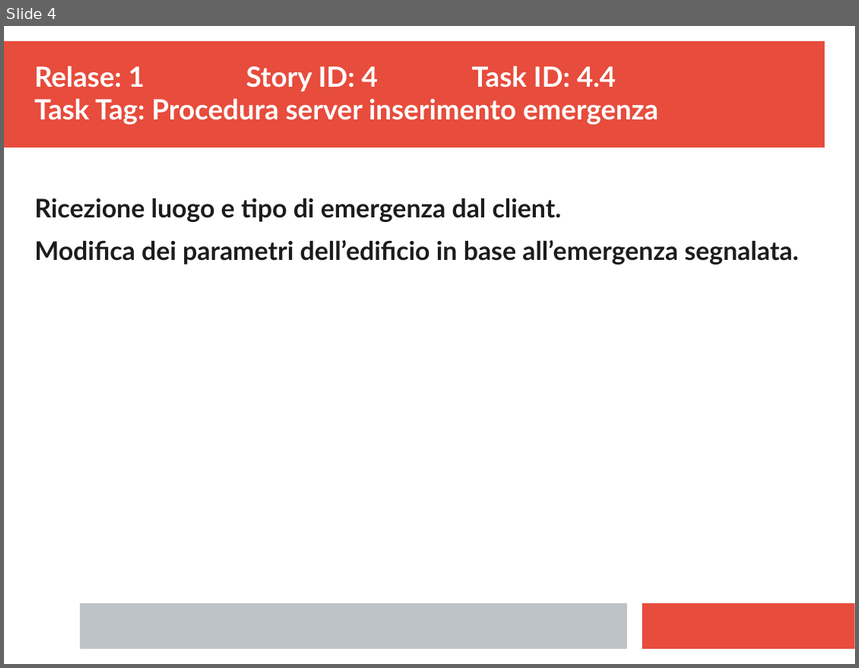
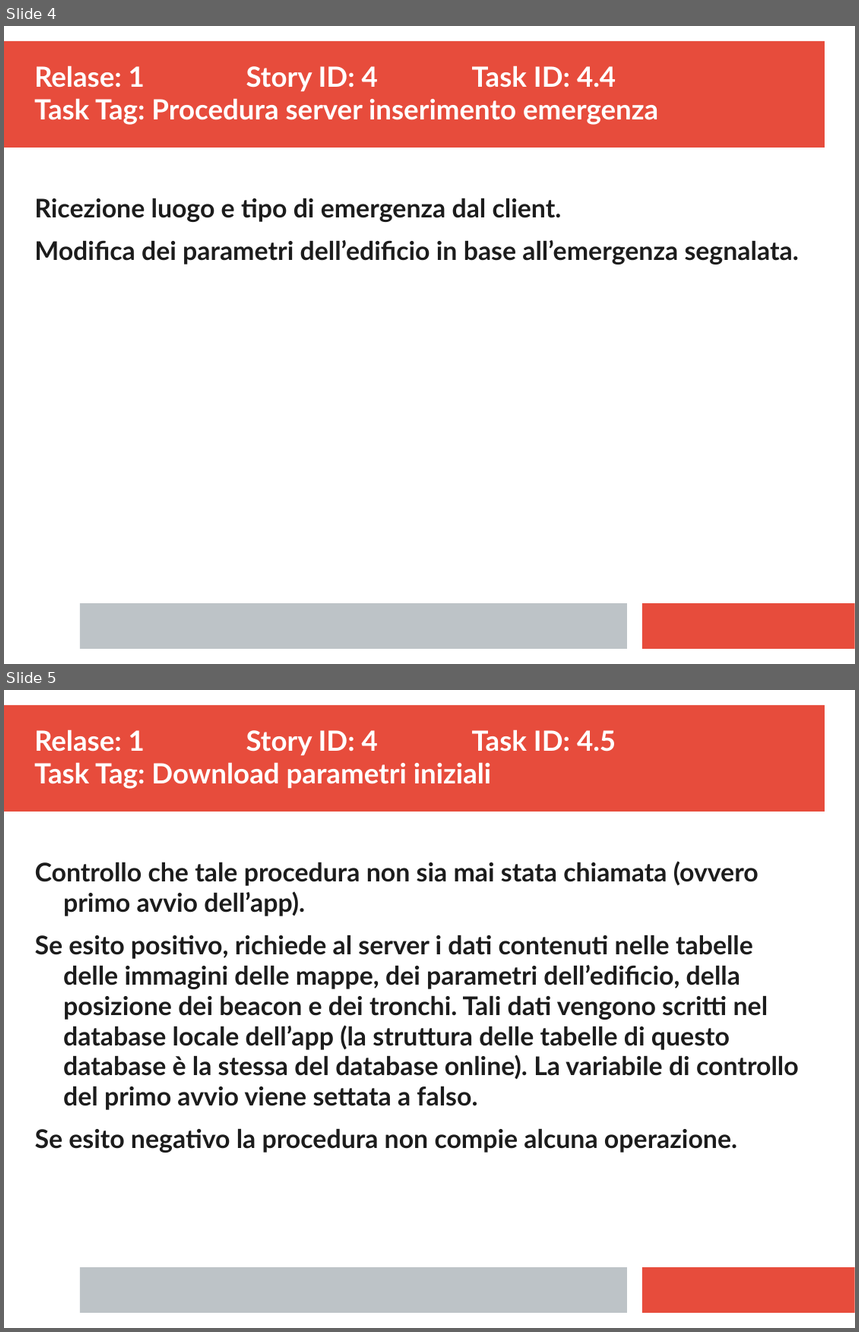
Before and after one commit to ecorradini/ProgettoIDS, a slide deck: AnalisiRequisiti/TaskGestioneOrdinaria.ppt. Shown one above the other, each under a label of ours: slide 4 before the commit, slides 4 and 5 after it. The pictures are 859x668 and 859x1332 pixels, drawn with LibreOffice and Linux fonts; fonts in the diff are those of the drawing. Boxes give left, top, right and bottom in pixels: in the first picture for what was removed or moved away, otherwise in the second. Text is boxed around its words. In the diff, an @@ line names an element or a change of style, - is before the commit and + after.

Commit message:
modifica task card
modifica task card

```diff
--- a/AnalisiRequisiti/TaskGestioneOrdinaria.ppt
+++ b/AnalisiRequisiti/TaskGestioneOrdinaria.ppt
@@ slide 5 added at <box>4,690,855,1328</box>, background #FFFFFF; not listed: 3 template elements that a slide beside it also shows @@
@@ text added at <box>34,730,616,789</box>, 26 pt, text #FFFFFF, bold @@
+Relase: 1 Story ID: 4 Task ID: 4.5
+Task Tag: Download parametri iniziali
@@ text added at <box>35,861,799,1153</box>, 24 pt, text #1C1C1C, bold @@
+Controllo che tale procedura non sia mai stata chiamata (ovvero primo avvio dell’app).
+Se esito positivo, richiede al server i dati contenuti nelle tabelle delle immagini delle mappe, dei parametri dell’edificio, della posizione dei beacon e dei tronchi. Tali dati vengono scritti nel database locale dell’app (la struttura delle tabelle di questo database è la stessa del database online). La variabile di controllo del primo avvio viene settata a falso.
+Se esito negativo la procedura non compie alcuna operazione.
```
Also in this commit, not shown: 1 other slide added, 1 other file.
